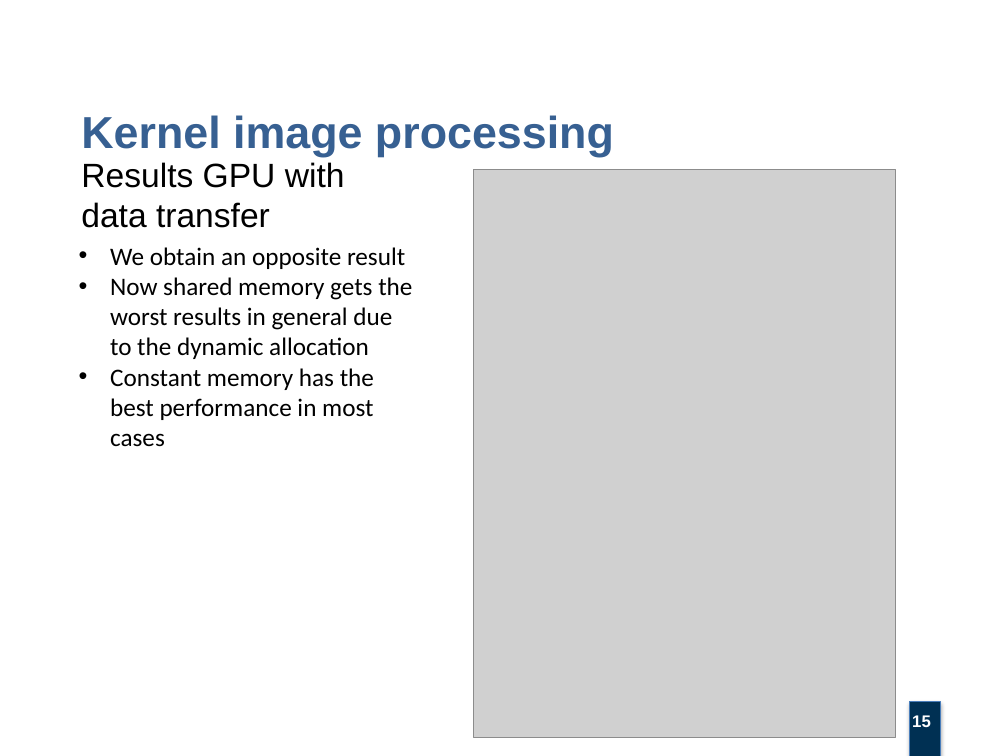
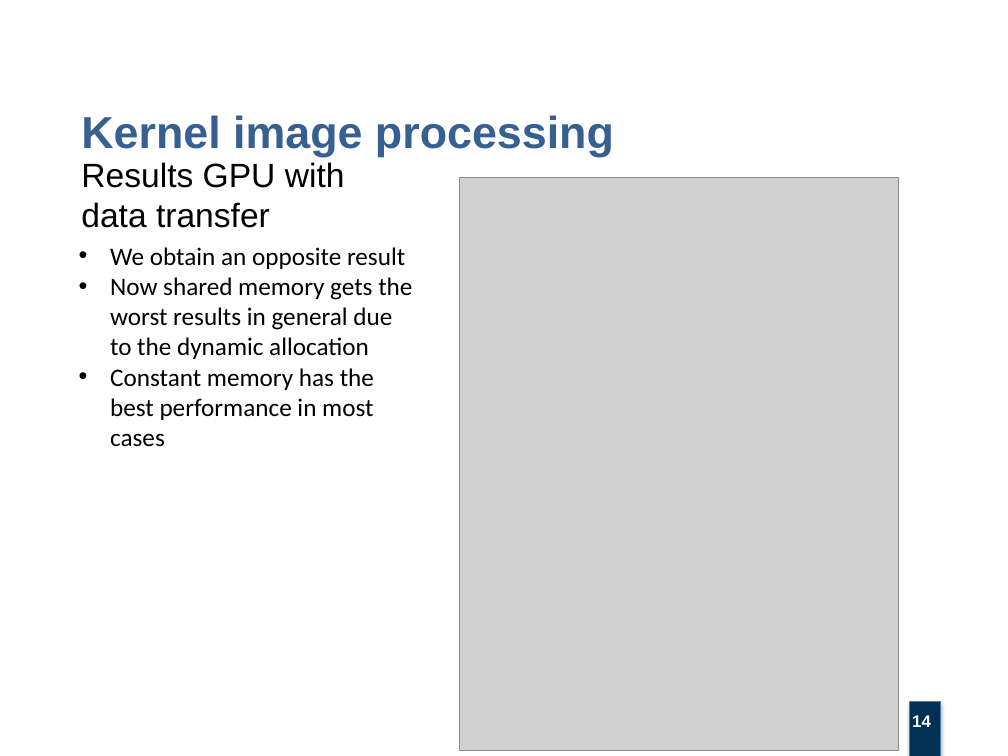
Before and after one commit to villifCoder559/KernelImageProcessing, a slide deck: slide 14 of project_report/kernel_image_processing_presentation.pptx (slide 15 before the commit). Drawn at 1008x756 pixels with LibreOffice and Linux fonts; fonts in the diff are those of the drawing; grey boxes stand for pictures; background and template pictures are left out. Boxes give left, top, right and bottom in pixels: in the first picture for what was removed or moved away, otherwise in the second. Text is boxed around its words. In the diff, an @@ line names an element or a change of style, - is before the commit and + after.

```diff
--- a/project_report/kernel_image_processing_presentation.pptx
+++ b/project_report/kernel_image_processing_presentation.pptx
@@ picture: place and size @@
-picture at box(473, 169, 895, 738)
+picture at box(460, 177, 899, 751)
@@ page number at box(912, 715, 931, 727): text changed @@
-15
+14
```
Also in this commit, not shown: 4 other slides changed, 1 slide removed, 1 other file.
